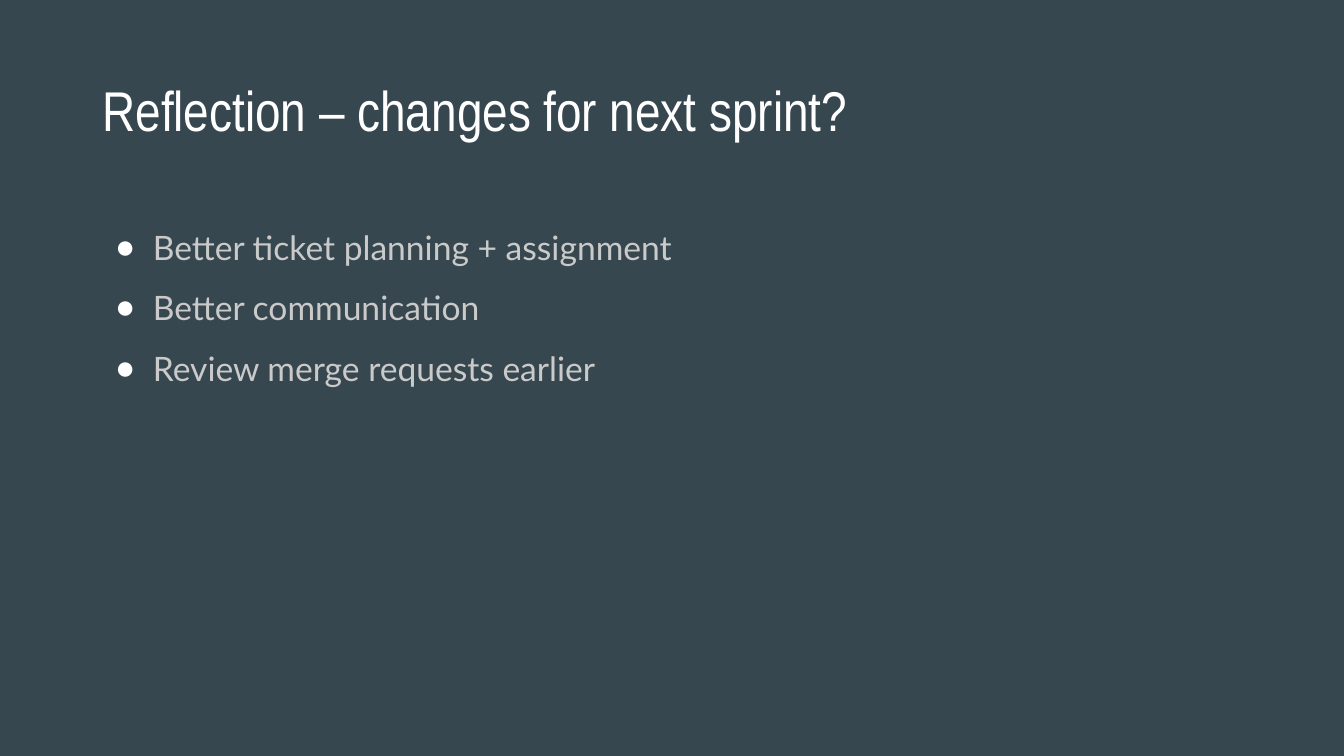
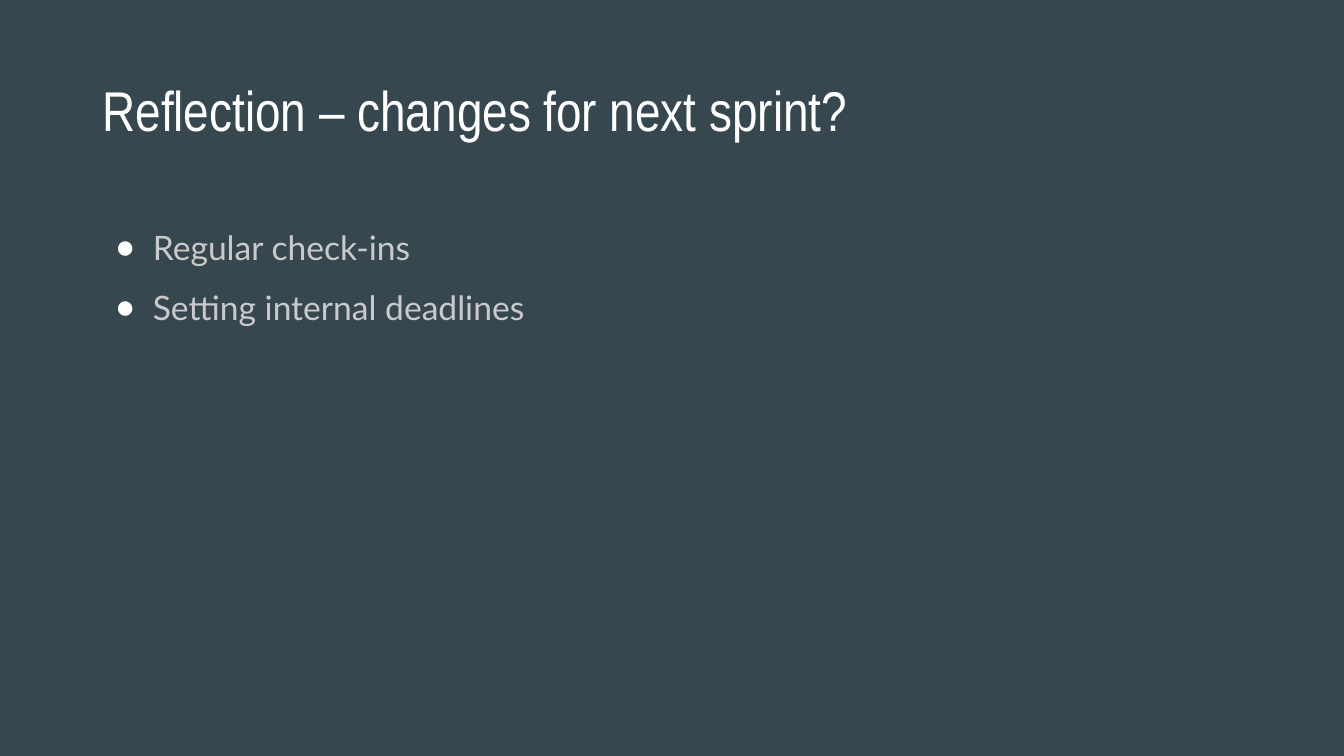
Before and after one commit to rehan-code/Game-Library-Web-App, a slide deck: slide 12 of CIS4250_Retrospective.pptx. Drawn at 1344x756 pixels with LibreOffice and Linux fonts; fonts in the diff are those of the drawing. Boxes give left, top, right and bottom in pixels: in the first picture for what was removed or moved away, otherwise in the second. Text is boxed around its words. In the diff, an @@ line names an element or a change of style, - is before the commit and + after.

```diff
--- a/CIS4250_Retrospective.pptx
+++ b/CIS4250_Retrospective.pptx
@@ text at [153, 235, 524, 326]: text changed @@
-● Better ticket planning + assignment
-● Better communication
-● Review merge requests earlier
+● Regular check-ins
+● Setting internal deadlines
```
Also in this commit, not shown: 10 other slides changed, 1 slide added, 1 slide removed.
